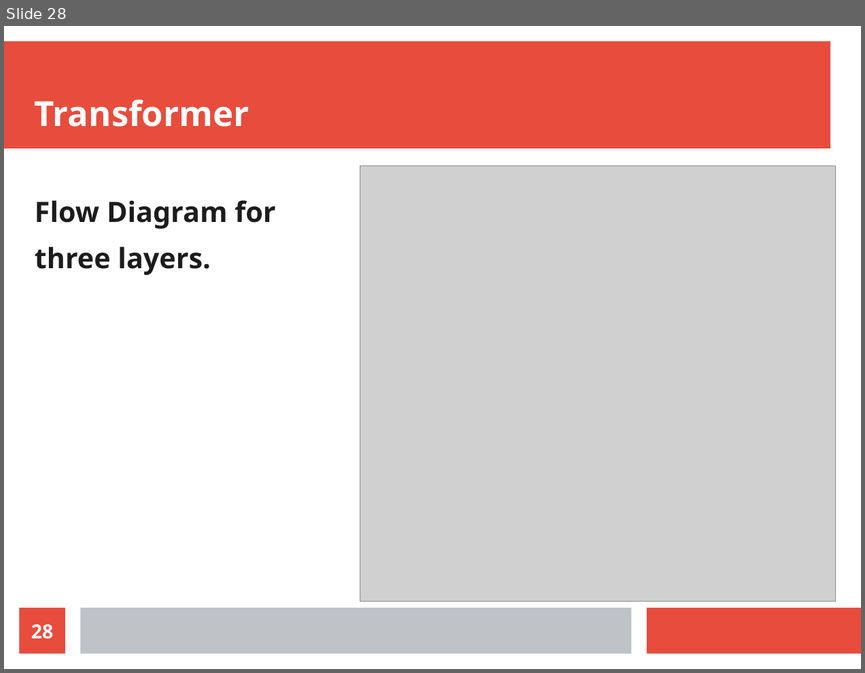
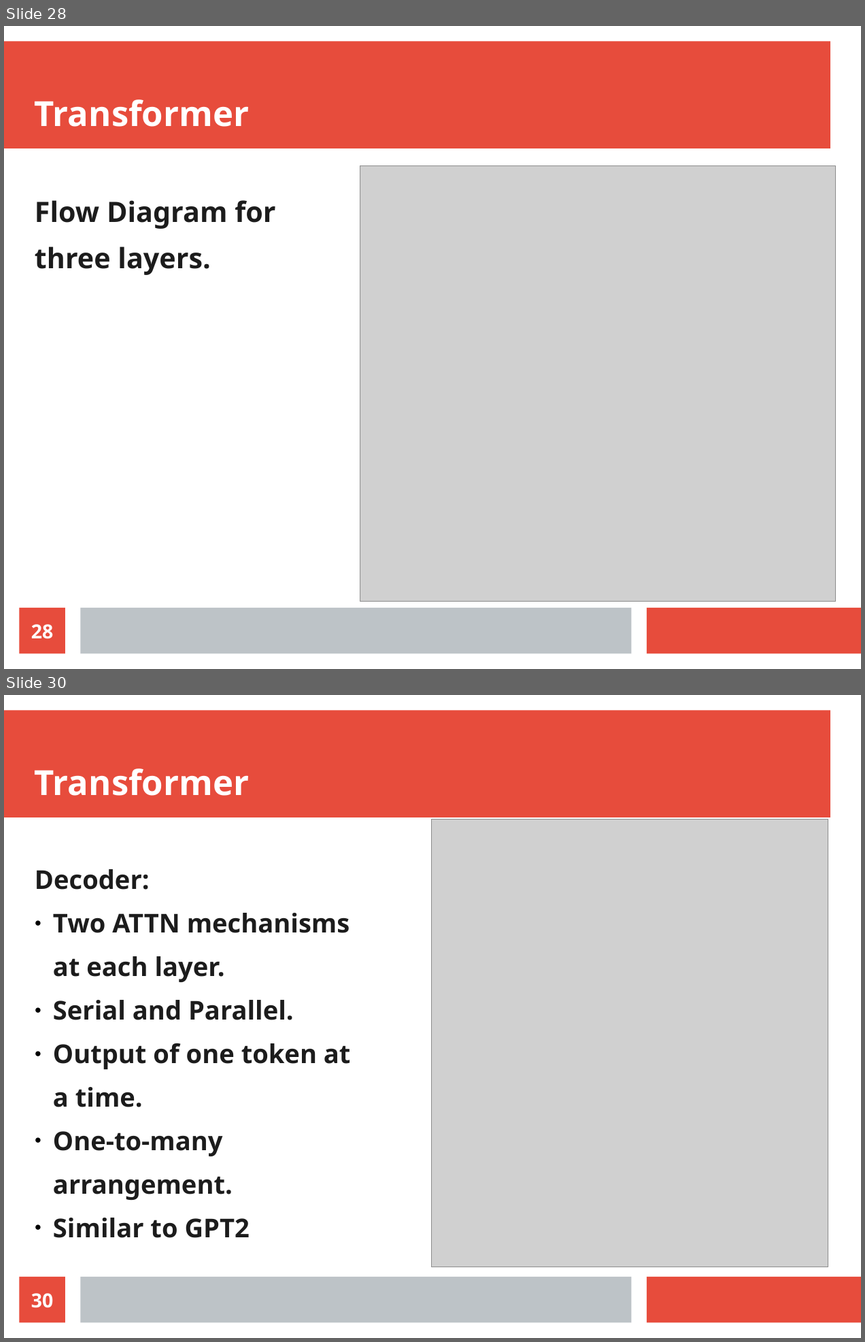
Before and after one commit to radiodee1/liebman_spring20, a slide deck: pdf/thesis_presentation.odp. Shown one above the other, each under a label of ours: slide 28 before the commit, slides 28 and 30 after it; the slides between them are not shown. The pictures are 865x673 and 865x1342 pixels, drawn with LibreOffice and Linux fonts; fonts in the diff are those of the drawing; grey boxes stand for pictures. Boxes give left, top, right and bottom in pixels: in the first picture for what was removed or moved away, otherwise in the second. Text is boxed around its words. In the diff, an @@ line names an element or a change of style, - is before the commit and + after.

```diff
--- a/pdf/thesis_presentation.odp
+++ b/pdf/thesis_presentation.odp
@@ slide 30 added at bbox=[4, 695, 861, 1338], background #FFFFFF; not listed: 3 template elements that a slide beside it also shows @@
@@ title added at bbox=[35, 768, 249, 796], 32 pt, text #FFFFFF, bold @@
+Transformer
@@ picture added at bbox=[432, 819, 828, 1266] @@
@@ text added at bbox=[35, 869, 351, 1238], 24.1 pt, text #1C1C1C, bold @@
+Decoder:
+● Two ATTN mechanisms
+at each layer.
+● Serial and Parallel.
+● Output of one token at
+a time.
+● One-to-many
+arrangement.
+● Similar to GPT2
@@ page number added at bbox=[20, 1276, 65, 1323], fill #E74C3C, 18 pt, text #FFFFFF, bold @@
+30
```
Also in this commit, not shown: 7 other slides added.
